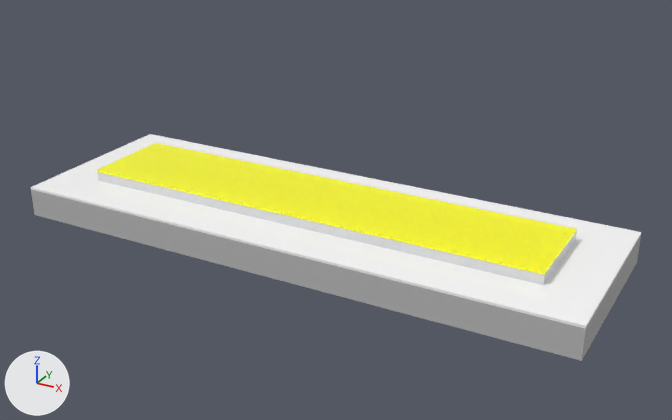
Before and after pictures for a commit that changed the OBJ model frontend/public/signs/Chữ inox 304 Chân cháo LED.obj.
Both versions are drawn from a camera (50 mm lens) standing at (1.47, -1.31, 0.825) and looking at (0.645, 0.188, 0.076). The axes (+X, +Y, +Z) are drawn at lower left. The lights are the same throughout. The picture after the commit comes second. Where no turn or scale is listed for an object, it has been applied to the vertices. Vertices at exactly the same position are counted once.

The first picture shows 'chu_inox_304_chan_chao_led'.
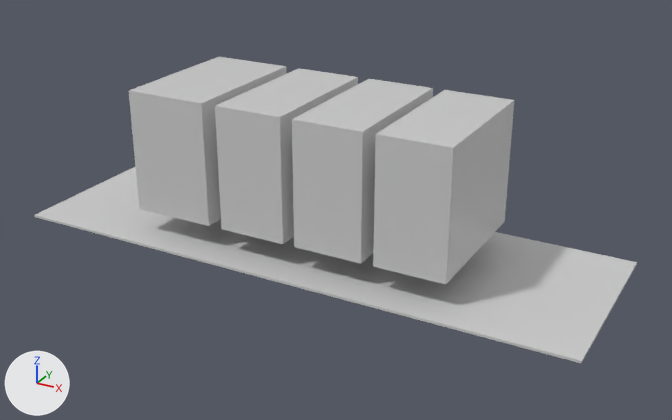
What differs and where, as boxes [x1, y1, x2, y2] in the pictures (672 x 420 px):
'chu_inox_304_chan_chao_led', reshaped (35% taller)
    before: [31, 134, 641, 361]
    after: [35, 57, 637, 363]
part 1 of me_chu_inox_304_chan_chao_led, added
    after: [129, 57, 287, 226]
part 2 of me_chu_inox_304_chan_chao_led, added
    after: [215, 68, 358, 244]
part 3 of me_chu_inox_304_chan_chao_led, added
    after: [292, 79, 433, 264]
part 4 of me_chu_inox_304_chan_chao_led, added
    after: [373, 90, 514, 284]
part 5 of me_chu_inox_304_chan_chao_led, deleted
    before: [97, 143, 577, 285]
part 6 of me_chu_inox_304_chan_chao_led, cut back
    before: [31, 134, 641, 361]
    after: [35, 215, 637, 363]
part 7 of me_chu_inox_304_chan_chao_led, recoloured
    after: [35, 166, 637, 361]

The change, as a diff of the scene's bpy script:
```diff
--- a/frontend/public/signs/Chữ inox 304 Chân cháo LED.obj.py
+++ b/frontend/public/signs/Chữ inox 304 Chân cháo LED.obj.py
@@ mat_mat_a0a0a0 @@
+mat_mat_a0a0a0 = principled_material('Mat_a0a0a0')
+mat_mat_a0a0a0.base_color = (0.627, 0.627, 0.627)  # light grey #cfcfcf
+mat_mat_a0a0a0.roughness = 0.0
@@ me_chu_inox_304_chan_chao_led @@
 # used by ob_chu_inox_304_chan_chao_led; location = (0.0, 0.0, 0.0)
-me_chu_inox_304_chan_chao_led.from_pydata(...)  # 24 vertices, 44 faces; spans x 0.0..1.2, y 0.0..0.4, z 0.0..0.09
-me_chu_inox_304_chan_chao_led.materials.append(mat_mat_ffffff)  # white #ffffff
-me_chu_inox_304_chan_chao_led.materials.append(mat_mat_c0c0c0)  # light grey #e1e1e1
-me_chu_inox_304_chan_chao_led.materials.append(mat_mat_ffff00)  # yellow #ffff00
+me_chu_inox_304_chan_chao_led.from_pydata(...)  # 40 vertices, 60 faces; spans x 0.0..1.2, y 0.0..0.4, z -0.005..0.304
+# me_chu_inox_304_chan_chao_led part 1: a new loose piece, a box spanning x 0.257..0.434, y 0.048..0.352, z 0.05..0.304, in mat_mat_a0a0a0 (light grey #cfcfcf)
+# me_chu_inox_304_chan_chao_led part 2: a new loose piece, a box spanning x 0.465..0.607, y 0.048..0.352, z 0.05..0.304, in mat_mat_a0a0a0 (light grey #cfcfcf)
+# me_chu_inox_304_chan_chao_led part 3: a new loose piece, a box spanning x 0.632..0.775, y 0.048..0.352, z 0.05..0.304, in mat_mat_a0a0a0 (light grey #cfcfcf)
+# me_chu_inox_304_chan_chao_led part 4: a new loose piece, a box spanning x 0.8..0.942, y 0.048..0.352, z 0.05..0.304, in mat_mat_a0a0a0 (light grey #cfcfcf)
+# me_chu_inox_304_chan_chao_led part 5: the loose piece of 12 vertices spanning x 0.1..1.1, y 0.1..0.3, z 0.065..0.09 is deleted
+# me_chu_inox_304_chan_chao_led part 6
+# 8 vertices are removed from x 0.0..1.2, y 0.0..0.4, z 0.06..0.065
+# 20 faces are deleted
+# 4 vertices are added at (0.0, 0.0, -0.005), (1.2, 0.0, -0.005), (1.2, 0.4, -0.005), (0.0, 0.4, -0.005)
+# 10 new faces join them
+# me_chu_inox_304_chan_chao_led part 7: 2 faces spanning x 0.0..1.2, y 0.0..0.4, z 0.0 switch from mat_mat_808080 (grey #bcbcbc) to mat_mat_a0a0a0 (light grey #cfcfcf)
```
